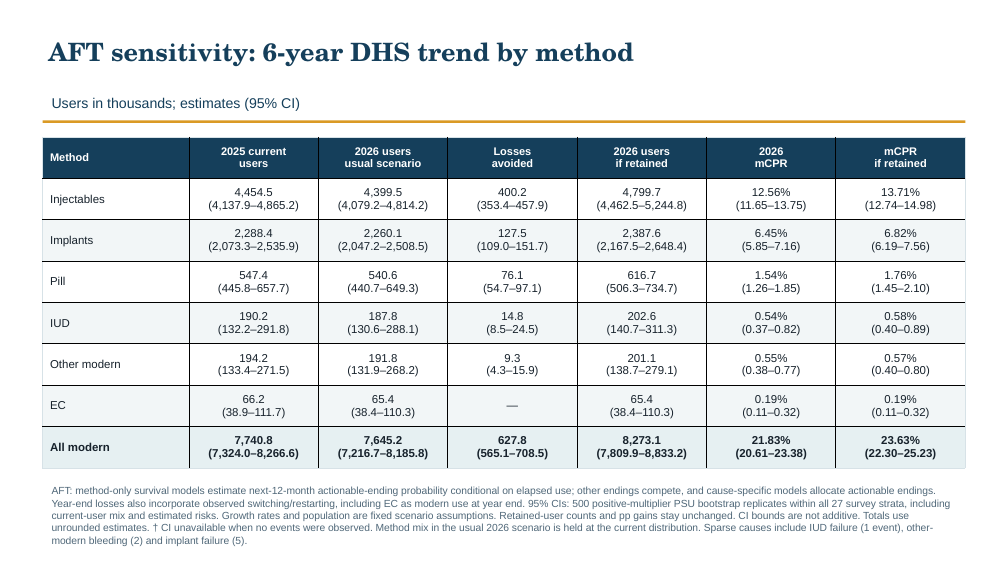
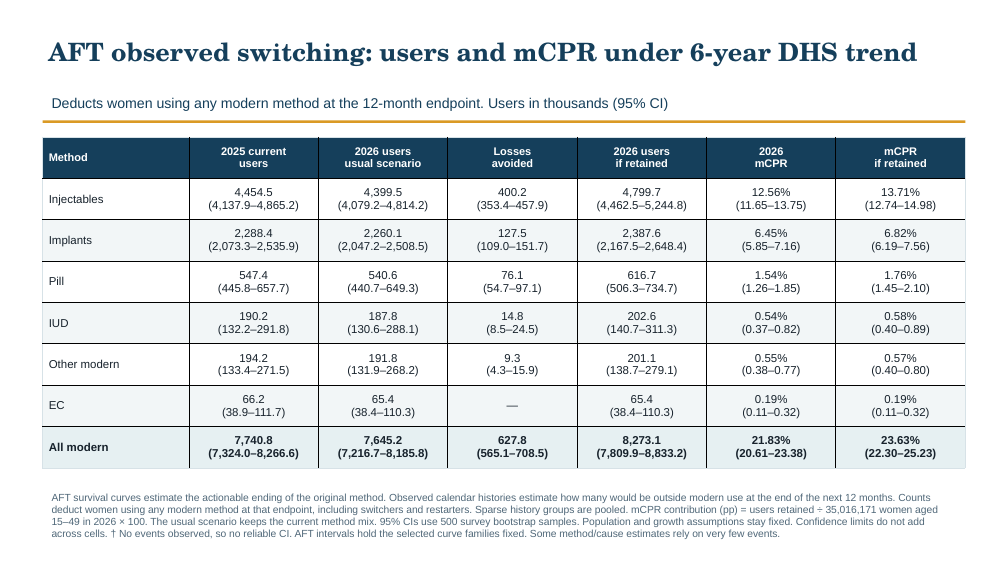
Before and after one commit to graciasierra6/Discontinuation-analyses, a slide deck: slide 84 of Ethiopia_analysis/ethiopia_presentation.pptx. Drawn at 1008x567 pixels with LibreOffice and Linux fonts; fonts in the diff are those of the drawing. Boxes give left, top, right and bottom in pixels: in the first picture for what was removed or moved away, otherwise in the second. Text is boxed around its words. In the diff, an @@ line names an element or a change of style, - is before the commit and + after.

```diff
--- a/Ethiopia_analysis/ethiopia_presentation.pptx
+++ b/Ethiopia_analysis/ethiopia_presentation.pptx
@@ text at bbox=[48, 42, 917, 66]: text changed @@
-AFT sensitivity: 6-year DHS trend by method
+AFT observed switching: users and mCPR under 6-year DHS trend
@@ text at bbox=[52, 97, 669, 111]: text changed @@
-Users in thousands; estimates (95% CI)
+Deducts women using any modern method at the 12-month endpoint. Users in thousands (95% CI)
@@ text at bbox=[52, 493, 938, 539]: text changed @@
-AFT: method-only survival models estimate next-12-month actionable-ending probability conditional on elapsed use; other endings compete, and cause-specific models allocate actionable endings. Year-end losses also incorporate observed switching/restarting, including EC as modern use at year end. 95% CIs: 500 positive-multiplier PSU bootstrap replicates within all 27 survey strata, including current-user mix and estimated risks. Growth rates and population are fixed scenario assumptions. Retained-user counts and pp gains stay unchanged. CI bounds are not additive. Totals use unrounded estimates. † CI unavailable when no events were observed. Method mix in the usual 2026 scenario is held at the current distribution. Sparse causes include IUD failure (1 event), other-modern bleeding (2) and implant failure (5).
+AFT survival curves estimate the actionable ending of the original method. Observed calendar histories estimate how many would be outside modern use at the end of the next 12 months. Counts deduct women using any modern method at that endpoint, including switchers and restarters. Sparse history groups are pooled. mCPR contribution (pp) = users retained ÷ 35,016,171 women aged 15–49 in 2026 × 100. The usual scenario keeps the current method mix. 95% CIs use 500 survey bootstrap samples. Population and growth assumptions stay fixed. Confidence limits do not add across cells. † No events observed, so no reliable CI. AFT intervals hold the selected curve families fixed. Some method/cause estimates rely on very few events.
```
Also in this commit, not shown: 51 other slides changed, 8 slides added, 32 other files.
